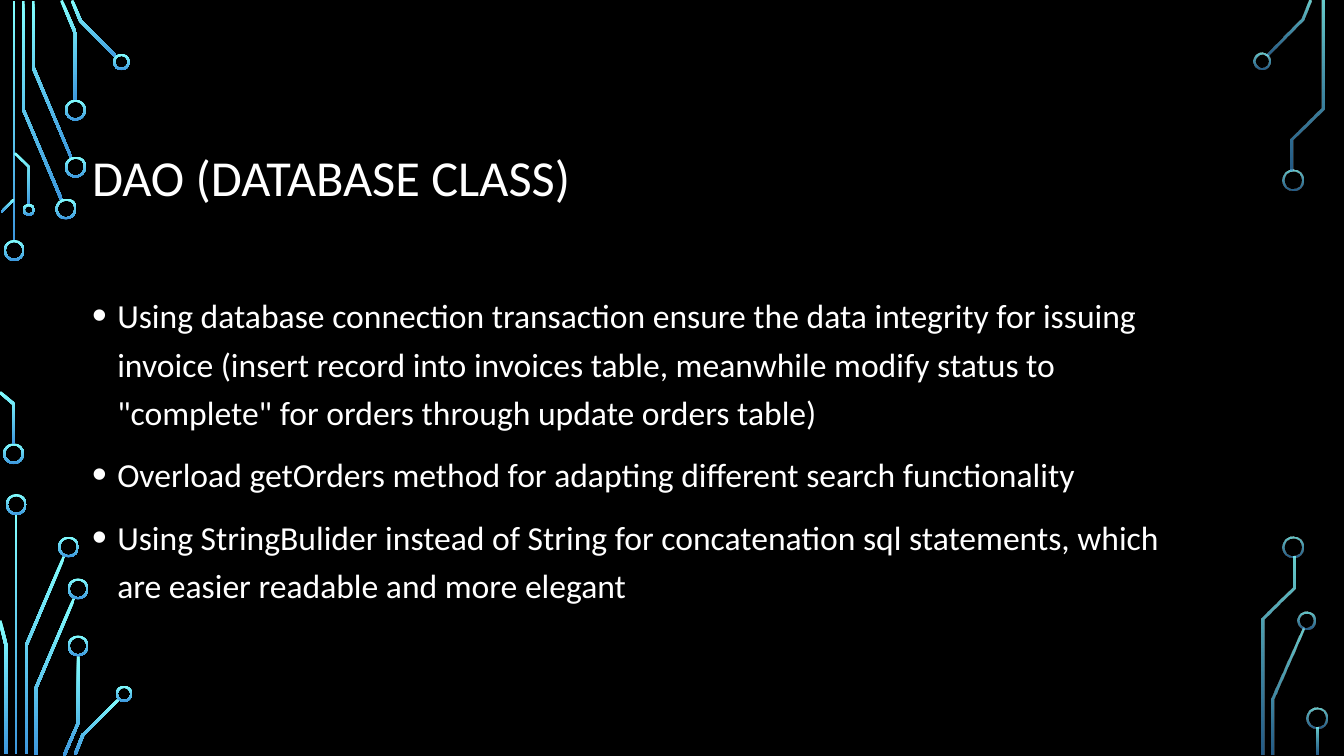
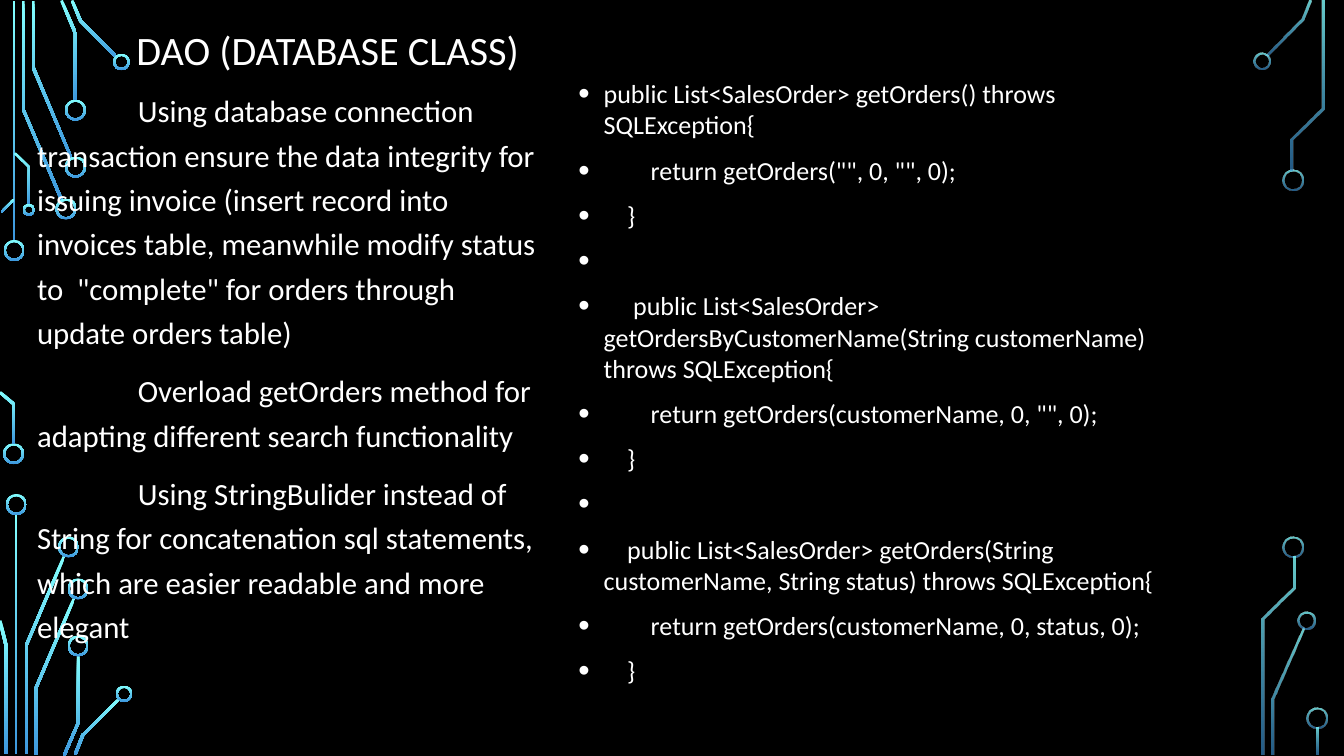
Before and after one commit to zdf22018/project_sales_order_invoicing, a slide deck: slide 11 of Sales Order and invoicing – desktop program.pptx (slide 9 before the commit). Drawn at 1344x756 pixels with LibreOffice and Linux fonts; fonts in the diff are those of the drawing; background and template pictures are left out. Boxes give left, top, right and bottom in pixels: in the first picture for what was removed or moved away, otherwise in the second. Text is boxed around its words. In the diff, an @@ line names an element or a change of style, - is before the commit and + after.

Commit message:
ppx updated, fixed the orderstatus count

```diff
--- a/Sales Order and invoicing – desktop program.pptx
+++ b/Sales Order and invoicing – desktop program.pptx
@@ title "DAO (DATABASE CLASS)": place and size @@
-title "DAO (DATABASE CLASS)" at box(92, 159, 570, 203)
+title "DAO (DATABASE CLASS)" at box(136, 35, 519, 71)
@@ title "DAO (DATABASE CLASS)" at box(136, 35, 519, 71): size 36 to 28.8 pt; vertical alignment middle to bottom @@
@@ text "Using database connection transaction ensure ...": place and size @@
-text "Using database connection transaction ensure ..." at box(117, 304, 1158, 604)
+text "Using database connection transaction ensure ..." at box(37, 100, 535, 646)
@@ text "Using database connection transaction ensure ..." at box(37, 100, 535, 646): size 24 to 22 pt; bullet • to none @@
@@ text added at box(604, 84, 1153, 640), 18.6 pt, text #FFFFFF @@
+• public List<SalesOrder> getOrders() throws SQLException{
+• return getOrders("", 0, "", 0);
+• }
+• public List<SalesOrder> getOrdersByCustomerName(String customerName) throws SQLException{
+• return getOrders(customerName, 0, "", 0);
+• }
+• public List<SalesOrder> getOrders(String customerName, String status) throws SQLException{
+• return getOrders(customerName, 0, status, 0);
+• }
```
Also in this commit, not shown: 7 other slides changed, 7 slides added, 2 slides removed, 20 other files.
